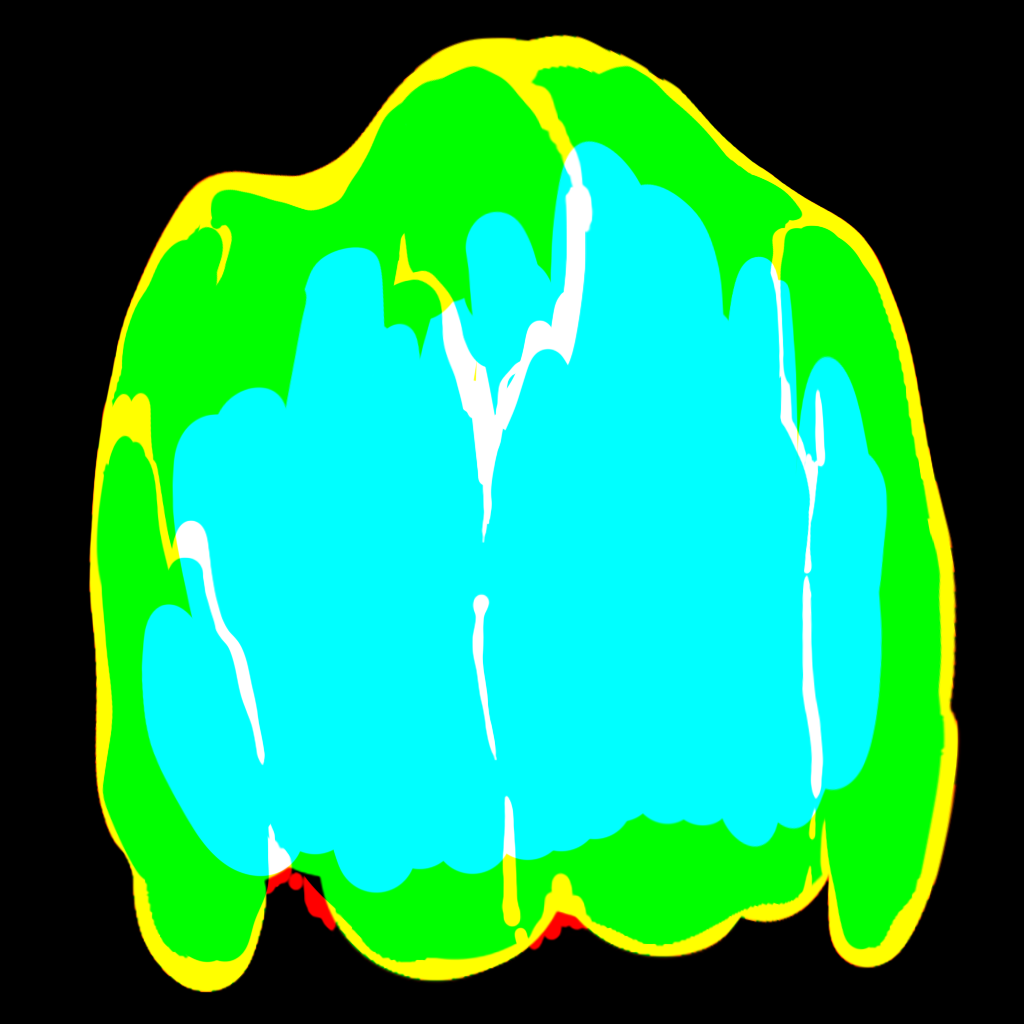
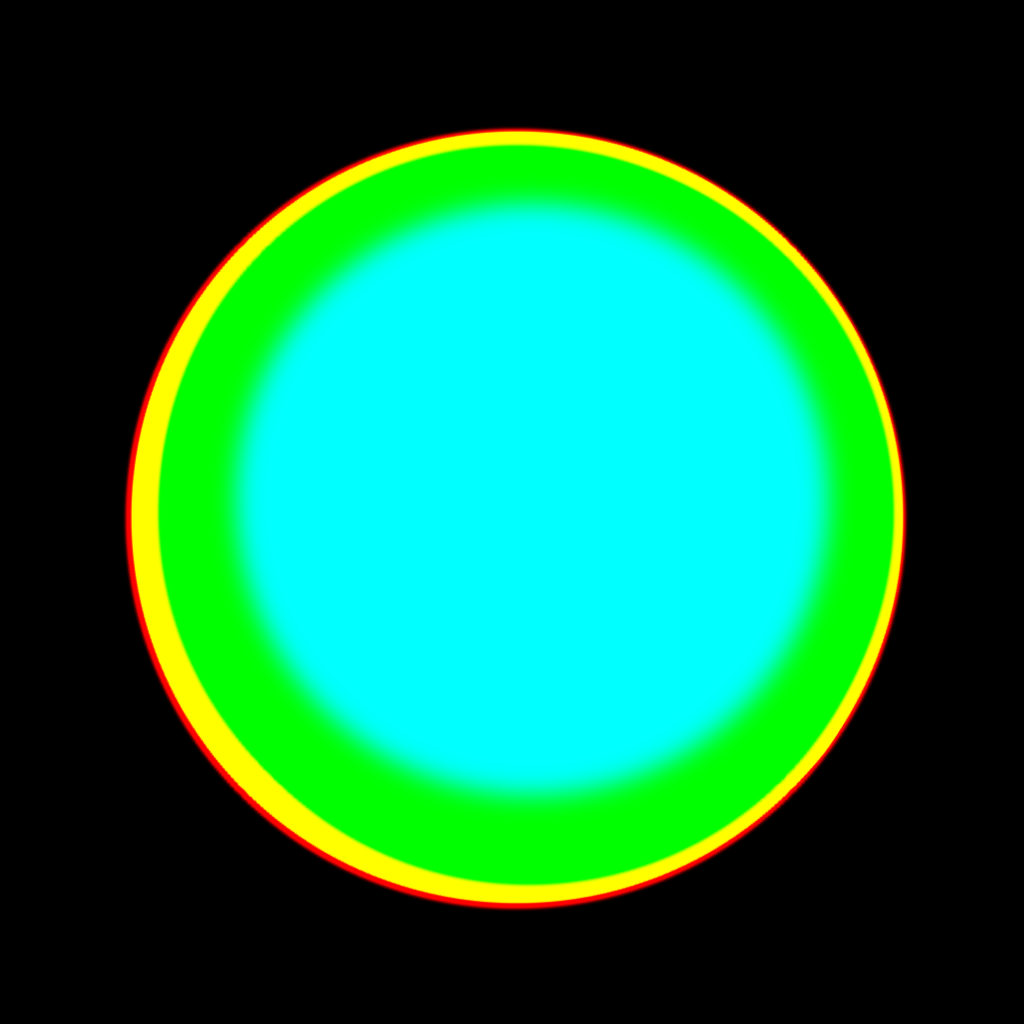
Layer changes from the first 1024×1024 image to the second:
showed "图层 7 拷贝" over left=88, top=33, right=962, bottom=994
